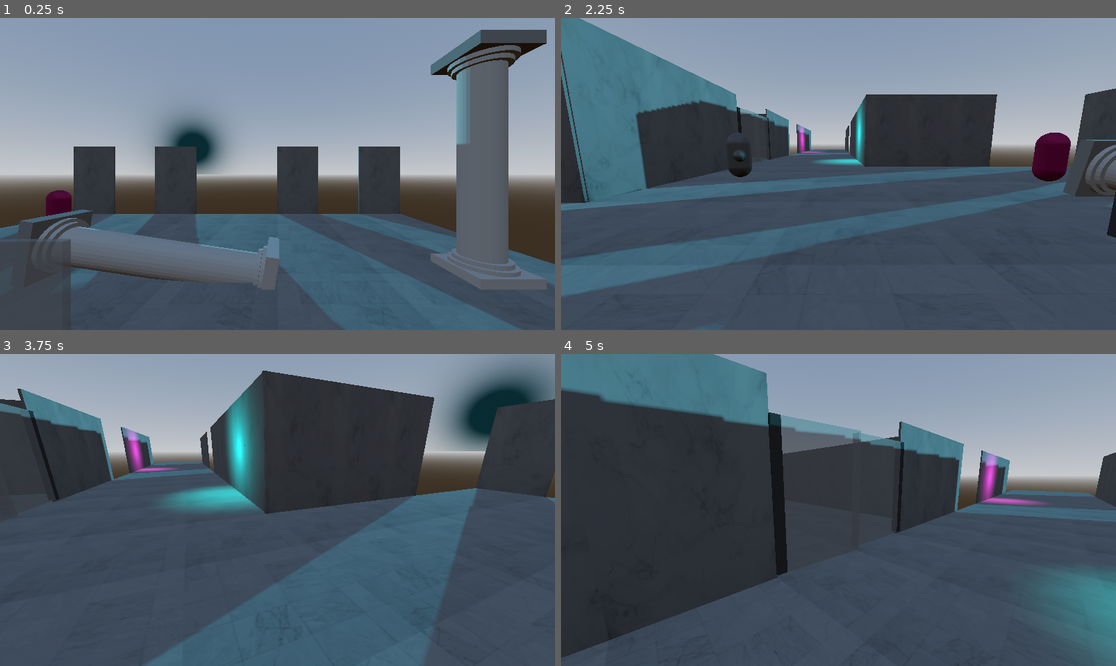
Above: before the commit, frames 1-4 (two rows, left to right).
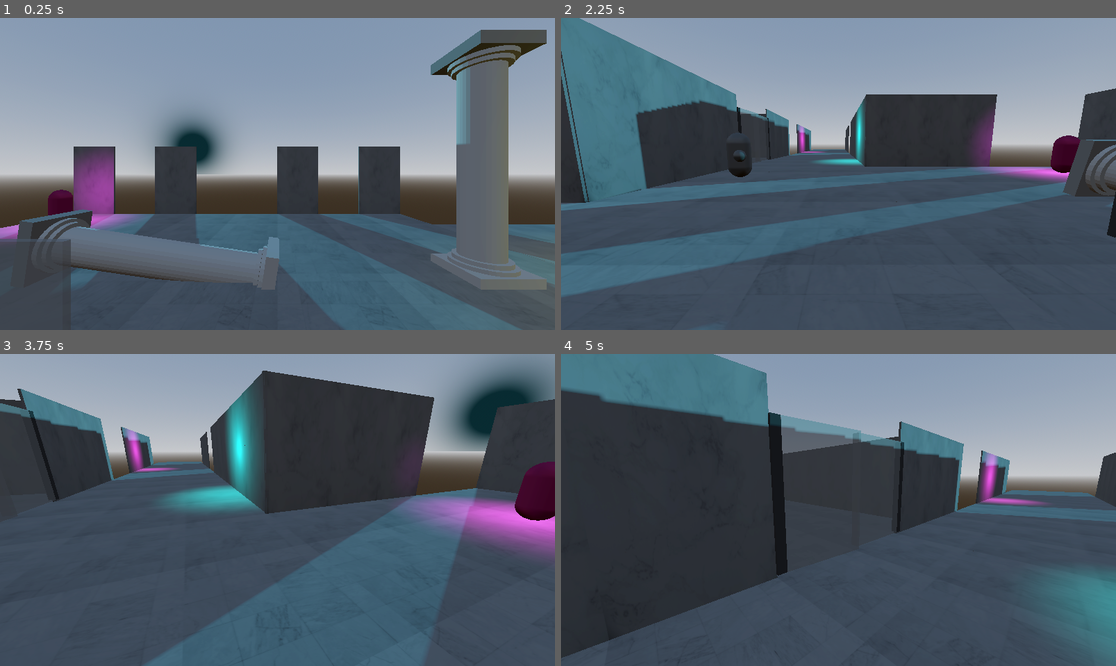
Above: after the commit, the same moments.

Repository: ScanlineStudios/CrystalPacificLakeHeights
Game: Godot game, scene res://scenes/levels/TestLevel.tscn
Two runs of this game, one before a commit and one after it. Both use one fixed random seed, a clock stepped at 60 frames per second and the inputs below.
Inputs (mouse positions are in pixels of both pictures, inside the frame that each line leads up to):
- Up to frame 1 (0.25 s): no input
- Up to frame 2 (2.25 s): tap Enter (ui_accept) at 0.5, 0.77, 1.52 s; move the mouse to (960, 158) at 0.52 s; hold D (right) 0.53-1.28 s; click (960, 158) at 0.6 s; move the mouse to (810, 174) at 1.27 s; hold W (forward) from 1.28 s (still down); click (810, 174) at 1.35 s; move the mouse to (849, 167) at 2.02 s; click (849, 167) at 2.1 s
- Up to frame 3 (3.75 s): keep holding W (forward); move the mouse to (271, 516) at 2.77 s; click (271, 516) at 2.85 s; tap Enter (ui_accept) at 3.02 s; move the mouse to (316, 513) at 3.52 s; click (316, 513) at 3.6 s
- Up to frame 4 (5 s): keep holding W (forward); tap Enter (ui_accept) at 3.77, 4.52 s; move the mouse to (794, 506) at 4.27 s; click (794, 506) at 4.35 s

The runs differ from the first frame. In frame 1, 3.1% of the frame differs, in the area x 0-100%, y 10-83%; in frame 2, 2.6%; in frame 3, 4.1%, in the area x 72-100%, y 34-66%; in frame 4, nothing differs.

Commit message:
Added lamp, stairs placeholder, modified enemy 1 to only follow when not seen

Diff:
--- a/scenes/Enemy1.tscn
+++ b/scenes/Enemy1.tscn
@@ -22,3 +22,9 @@
 shape = SubResource("CapsuleShape3D_suu7r")
 
 [node name="NavigationAgent3D" type="NavigationAgent3D" parent="."]
+
+[node name="OmniLight3D" type="OmniLight3D" parent="."]
+transform = Transform3D(1, 0, 0, 0, 1, 0, 0, 0, 1, 0, 1.48095, 0)
+light_color = Color(1, 0.301961, 1, 1)
+
+[node name="VisibleOnScreenNotifier3D" type="VisibleOnScreenNotifier3D" parent="."]
--- a/scenes/levels/TestLevel.tscn
+++ b/scenes/levels/TestLevel.tscn
@@ -8,6 +8,8 @@
 [ext_resource type="PackedScene" uid="uid://0p40rkrfkue7" path="res://scenes/Statue.tscn" id="4_v0ubc"]
 [ext_resource type="PackedScene" uid="uid://c2c4vxoejn875" path="res://scenes/parts/Door.tscn" id="5_i0mw7"]
 [ext_resource type="PackedScene" uid="uid://bve60wml18l8w" path="res://scenes/Enemy1.tscn" id="8_rln7y"]
+[ext_resource type="PackedScene" uid="uid://bva5a8vu1mx7d" path="res://scenes/parts/Stairs.tscn" id="9_kqd1x"]
+[ext_resource type="PackedScene" uid="uid://cm7aq7yi81d6q" path="res://scenes/parts/pillar_light.tscn" id="10_dcc1n"]
 
 [sub_resource type="ProceduralSkyMaterial" id="ProceduralSkyMaterial_t8b5s"]
 sky_horizon_color = Color(0.64625, 0.65575, 0.67075, 1)
@@ -774,3 +776,201 @@
 light_size = 0.293
 light_specular = 0.533
 omni_range = 5.53384
+
+[node name="Room1" type="Node3D" parent="."]
+transform = Transform3D(-1, 0, -1.50996e-07, 0, 1, 0, 1.50996e-07, 0, -1, 11.3963, 0.0500011, 7.48897)
+
+[node name="Stairs" parent="Room1" instance=ExtResource("9_kqd1x")]
+transform = Transform3D(5, 0, 0, 0, 4, 0, 0, 0, 3, 0, 0, 0)
+
+[node name="Floor149" parent="Room1" instance=ExtResource("1_c7ma5")]
+transform = Transform3D(-1, 0, 1.50996e-07, 0, 1, 0, -1.50996e-07, 0, -1, -12.9006, 3.93347, 0.0516171)
+
+[node name="Floor150" parent="Room1" instance=ExtResource("1_c7ma5")]
+transform = Transform3D(-1, 0, 1.50996e-07, 0, 1, 0, -1.50996e-07, 0, -1, -9.90055, 3.93347, 0.0516148)
+
+[node name="Floor151" parent="Room1" instance=ExtResource("1_c7ma5")]
+transform = Transform3D(-1, 0, 1.50996e-07, 0, 1, 0, -1.50996e-07, 0, -1, -6.90055, 3.93347, 0.0516148)
+
+[node name="Floor152" parent="Room1" instance=ExtResource("1_c7ma5")]
+transform = Transform3D(-1, 0, 1.50996e-07, 0, 1, 0, -1.50996e-07, 0, -1, -3.90055, 3.93347, 0.0516186)
+
+[node name="Floor205" parent="Room1" instance=ExtResource("1_c7ma5")]
+transform = Transform3D(-1, 0, 1.50996e-07, 0, 1, 0, -1.50996e-07, 0, -1, -12.9006, 3.93347, -2.94838)
+
+[node name="Floor206" parent="Room1" instance=ExtResource("1_c7ma5")]
+transform = Transform3D(-1, 0, 1.50996e-07, 0, 1, 0, -1.50996e-07, 0, -1, -9.90055, 3.93347, -2.94838)
+
+[node name="Floor207" parent="Room1" instance=ExtResource("1_c7ma5")]
+transform = Transform3D(-1, 0, 1.50996e-07, 0, 1, 0, -1.50996e-07, 0, -1, -6.90055, 3.93347, -2.94839)
+
+[node name="Floor208" parent="Room1" instance=ExtResource("1_c7ma5")]
+transform = Transform3D(-1, 0, 1.50996e-07, 0, 1, 0, -1.50996e-07, 0, -1, -3.90055, 3.93347, -2.94838)
+
+[node name="Floor153" parent="Room1" instance=ExtResource("1_c7ma5")]
+transform = Transform3D(-1, 0, 1.50996e-07, 0, 1, 0, -1.50996e-07, 0, -1, -8.02288, -0.0500012, 2.94988)
+
+[node name="Floor154" parent="Room1" instance=ExtResource("1_c7ma5")]
+transform = Transform3D(-1, 0, 1.50996e-07, 0, 1, 0, -1.50996e-07, 0, -1, -5.02288, -0.0500012, 2.94988)
+
+[node name="Floor155" parent="Room1" instance=ExtResource("1_c7ma5")]
+transform = Transform3D(-1, 0, 1.50996e-07, 0, 1, 0, -1.50996e-07, 0, -1, -2.02288, -0.0500012, 2.94988)
+
+[node name="Floor156" parent="Room1" instance=ExtResource("1_c7ma5")]
+transform = Transform3D(-1, 0, 1.50996e-07, 0, 1, 0, -1.50996e-07, 0, -1, 0.977118, -0.0500012, 2.94988)
+
+[node name="Floor157" parent="Room1" instance=ExtResource("1_c7ma5")]
+transform = Transform3D(-1, 0, 1.50996e-07, 0, 1, 0, -1.50996e-07, 0, -1, -8.02289, -0.0500012, 5.94988)
+
+[node name="Floor158" parent="Room1" instance=ExtResource("1_c7ma5")]
+transform = Transform3D(-1, 0, 1.50996e-07, 0, 1, 0, -1.50996e-07, 0, -1, -5.02288, -0.0500012, 5.94988)
+
+[node name="Floor159" parent="Room1" instance=ExtResource("1_c7ma5")]
+transform = Transform3D(-1, 0, 1.50996e-07, 0, 1, 0, -1.50996e-07, 0, -1, -2.02289, -0.0500012, 5.94988)
+
+[node name="Floor160" parent="Room1" instance=ExtResource("1_c7ma5")]
+transform = Transform3D(-1, 0, 1.50996e-07, 0, 1, 0, -1.50996e-07, 0, -1, 0.977115, -0.0500012, 5.94988)
+
+[node name="Floor165" parent="Room1" instance=ExtResource("1_c7ma5")]
+transform = Transform3D(-1, 0, 1.50996e-07, 0, 1, 0, -1.50996e-07, 0, -1, -8.02289, -0.0500012, 8.94988)
+
+[node name="Floor166" parent="Room1" instance=ExtResource("1_c7ma5")]
+transform = Transform3D(-1, 0, 1.50996e-07, 0, 1, 0, -1.50996e-07, 0, -1, -5.02288, -0.0500012, 8.94988)
+
+[node name="Floor167" parent="Room1" instance=ExtResource("1_c7ma5")]
+transform = Transform3D(-1, 0, 1.50996e-07, 0, 1, 0, -1.50996e-07, 0, -1, -2.02288, -0.0500012, 8.94988)
+
+[node name="Floor168" parent="Room1" instance=ExtResource("1_c7ma5")]
+transform = Transform3D(-1, 0, 1.50996e-07, 0, 1, 0, -1.50996e-07, 0, -1, 0.977116, -0.0500012, 8.94988)
+
+[node name="Floor169" parent="Room1" instance=ExtResource("1_c7ma5")]
+transform = Transform3D(-1, 0, 1.50996e-07, 0, 1, 0, -1.50996e-07, 0, -1, -8.02289, -0.0500012, 11.9499)
+
+[node name="Floor170" parent="Room1" instance=ExtResource("1_c7ma5")]
+transform = Transform3D(-1, 0, 1.50996e-07, 0, 1, 0, -1.50996e-07, 0, -1, -5.02289, -0.0500012, 11.9499)
+
+[node name="Floor171" parent="Room1" instance=ExtResource("1_c7ma5")]
+transform = Transform3D(-1, 0, 1.50996e-07, 0, 1, 0, -1.50996e-07, 0, -1, -2.02289, -0.0500012, 11.9499)
+
+[node name="Floor172" parent="Room1" instance=ExtResource("1_c7ma5")]
+transform = Transform3D(-1, 0, 1.50996e-07, 0, 1, 0, -1.50996e-07, 0, -1, 0.97711, -0.0500012, 11.9499)
+
+[node name="Floor173" parent="Room1" instance=ExtResource("1_c7ma5")]
+transform = Transform3D(-1, 0, 1.50996e-07, 0, 1, 0, -1.50996e-07, 0, -1, -8.02289, -0.0500012, 14.9499)
+
+[node name="Floor174" parent="Room1" instance=ExtResource("1_c7ma5")]
+transform = Transform3D(-1, 0, 1.50996e-07, 0, 1, 0, -1.50996e-07, 0, -1, -5.02289, -0.0500012, 14.9499)
+
+[node name="Floor175" parent="Room1" instance=ExtResource("1_c7ma5")]
+transform = Transform3D(-1, 0, 1.50996e-07, 0, 1, 0, -1.50996e-07, 0, -1, -2.02289, -0.0500012, 14.9499)
+
+[node name="Floor176" parent="Room1" instance=ExtResource("1_c7ma5")]
+transform = Transform3D(-1, 0, 1.50996e-07, 0, 1, 0, -1.50996e-07, 0, -1, 0.977115, -0.0500012, 14.9499)
+
+[node name="Floor177" parent="Room1" instance=ExtResource("1_c7ma5")]
+transform = Transform3D(-1, 0, 1.50996e-07, 0, 1, 0, -1.50996e-07, 0, -1, -8.02288, -0.0500012, 17.9499)
+
+[node name="Floor178" parent="Room1" instance=ExtResource("1_c7ma5")]
+transform = Transform3D(-1, 0, 1.50996e-07, 0, 1, 0, -1.50996e-07, 0, -1, -5.02288, -0.0500012, 17.9499)
+
+[node name="Floor179" parent="Room1" instance=ExtResource("1_c7ma5")]
+transform = Transform3D(-1, 0, 1.50996e-07, 0, 1, 0, -1.50996e-07, 0, -1, -2.02289, -0.0500012, 17.9499)
+
+[node name="Floor180" parent="Room1" instance=ExtResource("1_c7ma5")]
+transform = Transform3D(-1, 0, 1.50996e-07, 0, 1, 0, -1.50996e-07, 0, -1, 0.977115, -0.0500012, 17.9499)
+
+[node name="Floor181" parent="Room1" instance=ExtResource("1_c7ma5")]
+transform = Transform3D(-1, 0, 1.50996e-07, 0, 1, 0, -1.50996e-07, 0, -1, -20.0229, -0.0500012, 2.94988)
+
+[node name="Floor182" parent="Room1" instance=ExtResource("1_c7ma5")]
+transform = Transform3D(-1, 0, 1.50996e-07, 0, 1, 0, -1.50996e-07, 0, -1, -17.0229, -0.0500012, 2.94988)
+
+[node name="Floor183" parent="Room1" instance=ExtResource("1_c7ma5")]
+transform = Transform3D(-1, 0, 1.50996e-07, 0, 1, 0, -1.50996e-07, 0, -1, -14.0229, -0.0500012, 2.94988)
+
+[node name="Floor184" parent="Room1" instance=ExtResource("1_c7ma5")]
+transform = Transform3D(-1, 0, 1.50996e-07, 0, 1, 0, -1.50996e-07, 0, -1, -11.0229, -0.0500012, 2.94988)
+
+[node name="Floor185" parent="Room1" instance=ExtResource("1_c7ma5")]
+transform = Transform3D(-1, 0, 1.50996e-07, 0, 1, 0, -1.50996e-07, 0, -1, -20.0229, -0.0500012, 5.94988)
+
+[node name="Floor186" parent="Room1" instance=ExtResource("1_c7ma5")]
+transform = Transform3D(-1, 0, 1.50996e-07, 0, 1, 0, -1.50996e-07, 0, -1, -17.0229, -0.0500012, 5.94988)
+
+[node name="Floor187" parent="Room1" instance=ExtResource("1_c7ma5")]
+transform = Transform3D(-1, 0, 1.50996e-07, 0, 1, 0, -1.50996e-07, 0, -1, -14.0229, -0.0500012, 5.94988)
+
+[node name="Floor188" parent="Room1" instance=ExtResource("1_c7ma5")]
+transform = Transform3D(-1, 0, 1.50996e-07, 0, 1, 0, -1.50996e-07, 0, -1, -11.0229, -0.0500012, 5.94988)
+
+[node name="Floor189" parent="Room1" instance=ExtResource("1_c7ma5")]
+transform = Transform3D(-1, 0, 1.50996e-07, 0, 1, 0, -1.50996e-07, 0, -1, -20.0229, -0.0500012, 8.94988)
+
+[node name="Floor190" parent="Room1" instance=ExtResource("1_c7ma5")]
+transform = Transform3D(-1, 0, 1.50996e-07, 0, 1, 0, -1.50996e-07, 0, -1, -17.0229, -0.0500012, 8.94988)
+
+[node name="Floor191" parent="Room1" instance=ExtResource("1_c7ma5")]
+transform = Transform3D(-1, 0, 1.50996e-07, 0, 1, 0, -1.50996e-07, 0, -1, -14.0229, -0.0500012, 8.94988)
+
+[node name="Floor192" parent="Room1" instance=ExtResource("1_c7ma5")]
+transform = Transform3D(-1, 0, 1.50996e-07, 0, 1, 0, -1.50996e-07, 0, -1, -11.0229, -0.0500012, 8.94988)
+
+[node name="Floor193" parent="Room1" instance=ExtResource("1_c7ma5")]
+transform = Transform3D(-1, 0, 1.50996e-07, 0, 1, 0, -1.50996e-07, 0, -1, -20.0229, -0.0500012, 11.9499)
+
+[node name="Floor194" parent="Room1" instance=ExtResource("1_c7ma5")]
+transform = Transform3D(-1, 0, 1.50996e-07, 0, 1, 0, -1.50996e-07, 0, -1, -17.0229, -0.0500012, 11.9499)
+
+[node name="Floor195" parent="Room1" instance=ExtResource("1_c7ma5")]
+transform = Transform3D(-1, 0, 1.50996e-07, 0, 1, 0, -1.50996e-07, 0, -1, -14.0229, -0.0500012, 11.9499)
+
+[node name="Floor196" parent="Room1" instance=ExtResource("1_c7ma5")]
+transform = Transform3D(-1, 0, 1.50996e-07, 0, 1, 0, -1.50996e-07, 0, -1, -11.0229, -0.0500012, 11.9499)
+
+[node name="Floor197" parent="Room1" instance=ExtResource("1_c7ma5")]
+transform = Transform3D(-1, 0, 1.50996e-07, 0, 1, 0, -1.50996e-07, 0, -1, -20.0229, -0.0500012, 14.9499)
+
+[node name="Floor198" parent="Room1" instance=ExtResource("1_c7ma5")]
+transform = Transform3D(-1, 0, 1.50996e-07, 0, 1, 0, -1.50996e-07, 0, -1, -17.0229, -0.0500012, 14.9499)
+
+[node name="Floor199" parent="Room1" instance=ExtResource("1_c7ma5")]
+transform = Transform3D(-1, 0, 1.50996e-07, 0, 1, 0, -1.50996e-07, 0, -1, -14.0229, -0.0500012, 14.9499)
+
+[node name="Floor200" parent="Room1" instance=ExtResource("1_c7ma5")]
+transform = Transform3D(-1, 0, 1.50996e-07, 0, 1, 0, -1.50996e-07, 0, -1, -11.0229, -0.0500012, 14.9499)
+
+[node name="Floor201" parent="Room1" instance=ExtResource("1_c7ma5")]
+transform = Transform3D(-1, 0, 1.50996e-07, 0, 1, 0, -1.50996e-07, 0, -1, -20.0229, -0.0500012, 17.9499)
+
+[node name="Floor202" parent="Room1" instance=ExtResource("1_c7ma5")]
+transform = Transform3D(-1, 0, 1.50996e-07, 0, 1, 0, -1.50996e-07, 0, -1, -17.0229, -0.0500012, 17.9499)
+
+[node name="Floor203" parent="Room1" instance=ExtResource("1_c7ma5")]
+transform = Transform3D(-1, 0, 1.50996e-07, 0, 1, 0, -1.50996e-07, 0, -1, -14.0229, -0.0500012, 17.9499)
+
+[node name="Floor204" parent="Room1" instance=ExtResource("1_c7ma5")]
+transform = Transform3D(-1, 0, 1.50996e-07, 0, 1, 0, -1.50996e-07, 0, -1, -11.0229, -0.0500012, 17.9499)
+
+[node name="Floor161" parent="Room1" instance=ExtResource("1_c7ma5")]
+transform = Transform3D(-1, 0, 1.50996e-07, 0, 1, 0, -1.50996e-07, 0, -1, -13.0229, -0.0500012, -0.0501184)
+
+[node name="Floor162" parent="Room1" instance=ExtResource("1_c7ma5")]
+transform = Transform3D(-1, 0, 1.50996e-07, 0, 1, 0, -1.50996e-07, 0, -1, -10.0229, -0.0500012, -0.0501208)
+
+[node name="Floor163" parent="Room1" instance=ExtResource("1_c7ma5")]
+transform = Transform3D(-1, 0, 1.50996e-07, 0, 1, 0, -1.50996e-07, 0, -1, -7.02288, -0.0500012, -0.0501208)
+
+[node name="Floor164" parent="Room1" instance=ExtResource("1_c7ma5")]
+transform = Transform3D(-1, 0, 1.50996e-07, 0, 1, 0, -1.50996e-07, 0, -1, -4.02288, -0.0500012, -0.050117)
+
+[node name="PillarLight" parent="Room1" instance=ExtResource("10_dcc1n")]
+transform = Transform3D(1, 0, 0, 0, 1, 0, 0, 0, 1, -0.448374, -4.76837e-07, 7.32257)
+
+[node name="PillarLight2" parent="Room1" instance=ExtResource("10_dcc1n")]
+transform = Transform3D(1, 0, 0, 0, 1, 0, 0, 0, 1, -6.54076, -4.76837e-07, 7.47203)
+
+[node name="PillarLight3" parent="Room1" instance=ExtResource("10_dcc1n")]
+transform = Transform3D(1, 0, 0, 0, 1, 0, 0, 0, 1, -12.6067, -4.76837e-07, 7.32256)
+
+[node name="PillarLight4" parent="Room1" instance=ExtResource("10_dcc1n")]
+transform = Transform3D(1, 0, 0, 0, 1, 0, 0, 0, 1, -18.6991, -4.76837e-07, 7.47203)
--- /dev/null
+++ b/scenes/parts/Stairs.tscn
@@ -0,0 +1,20 @@
+[gd_scene load_steps=3 format=3 uid="uid://bva5a8vu1mx7d"]
+
+[sub_resource type="PrismMesh" id="PrismMesh_psh0i"]
+left_to_right = 0.0
+
+[sub_resource type="ConcavePolygonShape3D" id="ConcavePolygonShape3D_aevhj"]
+data = PackedVector3Array(-0.5, 0.5, 0.5, 0.5, -0.5, 0.5, -0.5, -0.5, 0.5, -0.5, 0.5, -0.5, -0.5, -0.5, -0.5, 0.5, -0.5, -0.5, -0.5, 0.5, 0.5, -0.5, 0.5, -0.5, 0.5, -0.5, 0.5, -0.5, 0.5, -0.5, 0.5, -0.5, -0.5, 0.5, -0.5, 0.5, -0.5, 0.5, -0.5, -0.5, 0.5, 0.5, -0.5, -0.5, -0.5, -0.5, 0.5, 0.5, -0.5, -0.5, 0.5, -0.5, -0.5, -0.5, -0.5, -0.5, 0.5, 0.5, -0.5, 0.5, -0.5, -0.5, -0.5, 0.5, -0.5, 0.5, 0.5, -0.5, -0.5, -0.5, -0.5, -0.5)
+
+[node name="Stairs" type="Node3D"]
+
+[node name="StaticBody3D" type="StaticBody3D" parent="."]
+
+[node name="MeshInstance3D" type="MeshInstance3D" parent="StaticBody3D"]
+transform = Transform3D(1, 0, 0, 0, 1, 0, 0, 0, 1, 0, 0.5, 0)
+mesh = SubResource("PrismMesh_psh0i")
+skeleton = NodePath("")
+
+[node name="CollisionShape3D" type="CollisionShape3D" parent="StaticBody3D"]
+transform = Transform3D(1, 0, 0, 0, 1, 0, 0, 0, 1, 0, 0.5, 0)
+shape = SubResource("ConcavePolygonShape3D_aevhj")
--- /dev/null
+++ b/scenes/parts/pillar_light.tscn
@@ -0,0 +1,31 @@
+[gd_scene load_steps=5 format=3 uid="uid://cm7aq7yi81d6q"]
+
+[ext_resource type="PackedScene" uid="uid://bnrnj0ft2ccgi" path="res://scenes/parts/Pilar.tscn" id="1_n4mcu"]
+
+[sub_resource type="StandardMaterial3D" id="StandardMaterial3D_eeucr"]
+emission_enabled = true
+emission = Color(0.858824, 0.8, 0.54902, 1)
+emission_energy_multiplier = 0.5
+
+[sub_resource type="SphereMesh" id="SphereMesh_bbagd"]
+material = SubResource("StandardMaterial3D_eeucr")
+
+[sub_resource type="SphereShape3D" id="SphereShape3D_sksns"]
+
+[node name="PillarLight" type="Node3D"]
+
+[node name="Pilar" parent="." instance=ExtResource("1_n4mcu")]
+transform = Transform3D(0.2, 0, 0, 0, 0.3, 0, 0, 0, 0.2, 0, 0, 0)
+
+[node name="StaticBody3D" type="StaticBody3D" parent="."]
+transform = Transform3D(1, 0, 0, 0, 1, 0, 0, 0, 1, 0, 2.35599, 0)
+
+[node name="MeshInstance3D" type="MeshInstance3D" parent="StaticBody3D"]
+mesh = SubResource("SphereMesh_bbagd")
+
+[node name="CollisionShape3D" type="CollisionShape3D" parent="StaticBody3D"]
+shape = SubResource("SphereShape3D_sksns")
+
+[node name="OmniLight3D" type="OmniLight3D" parent="StaticBody3D"]
+light_color = Color(0.839216, 0.823529, 0.388235, 1)
+omni_range = 12.0
--- a/scripts/Enemy1.gd
+++ b/scripts/Enemy1.gd
@@ -1,16 +1,30 @@
 extends CharacterBody3D
 
 @onready var nav_agent: NavigationAgent3D = $NavigationAgent3D
+@onready var visibilityNotifier = $VisibleOnScreenNotifier3D
 var SPEED: float = 3.0
 var weight: float = 0.25
+var chase = false
 
 func _physics_process(delta: float) -> void:
-	var current_location: Vector3 = global_transform.origin
-	var next_location: Vector3 = nav_agent.get_next_path_position()
-	var new_velocity: Vector3 = (next_location - current_location).normalized() * SPEED
+	if (chase):
+		var current_location: Vector3 = global_transform.origin
+		var next_location: Vector3 = nav_agent.get_next_path_position()
+		var new_velocity: Vector3 = (next_location - current_location).normalized() * SPEED
 
-	velocity = velocity.move_toward(new_velocity, weight)
-	move_and_slide()
+		look_at(next_location, Vector3.UP)
+		# enemy does not look up or down
+		global_rotation.x = 0
+
+		velocity = velocity.move_toward(new_velocity, weight)
+		move_and_slide()
+
+# Called every frame. 'delta' is the elapsed time since the previous frame.
+func _process(_delta: float) -> void:
+	if (!visibilityNotifier.is_on_screen()):
+		chase = true
+	else:
+		chase = false
 
 
 func update_target_location(target_location: Vector3) -> void:
Not shown: 1 places in scenes/levels/TestLevel.tscn that only renumber resources
